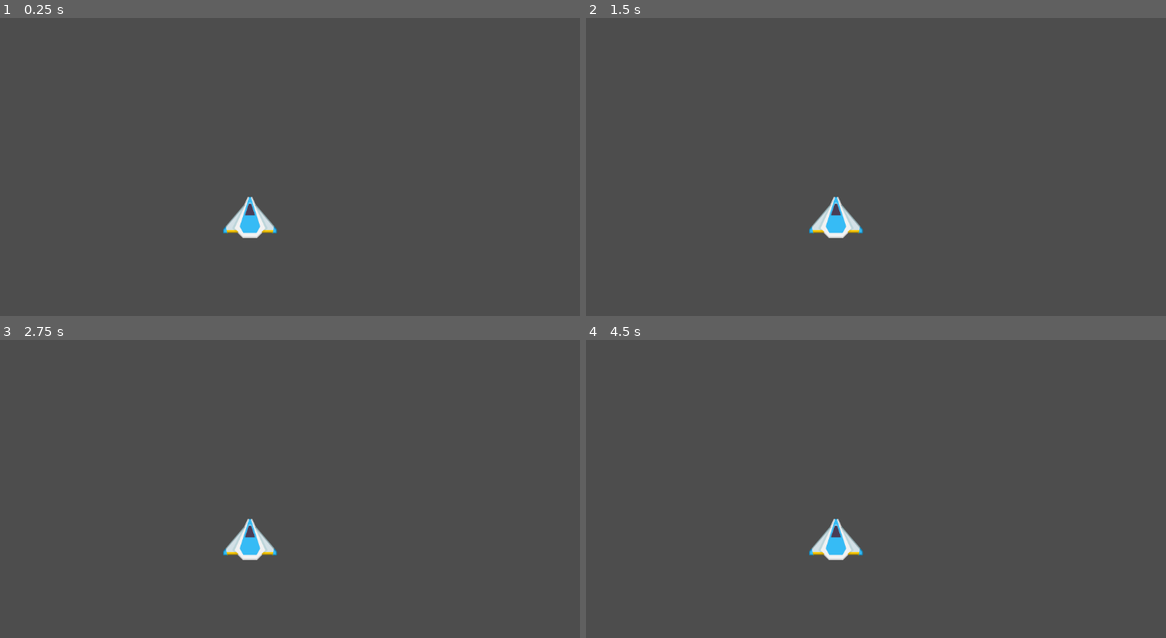
Above: before the commit, frames 1-4 (two rows, left to right).
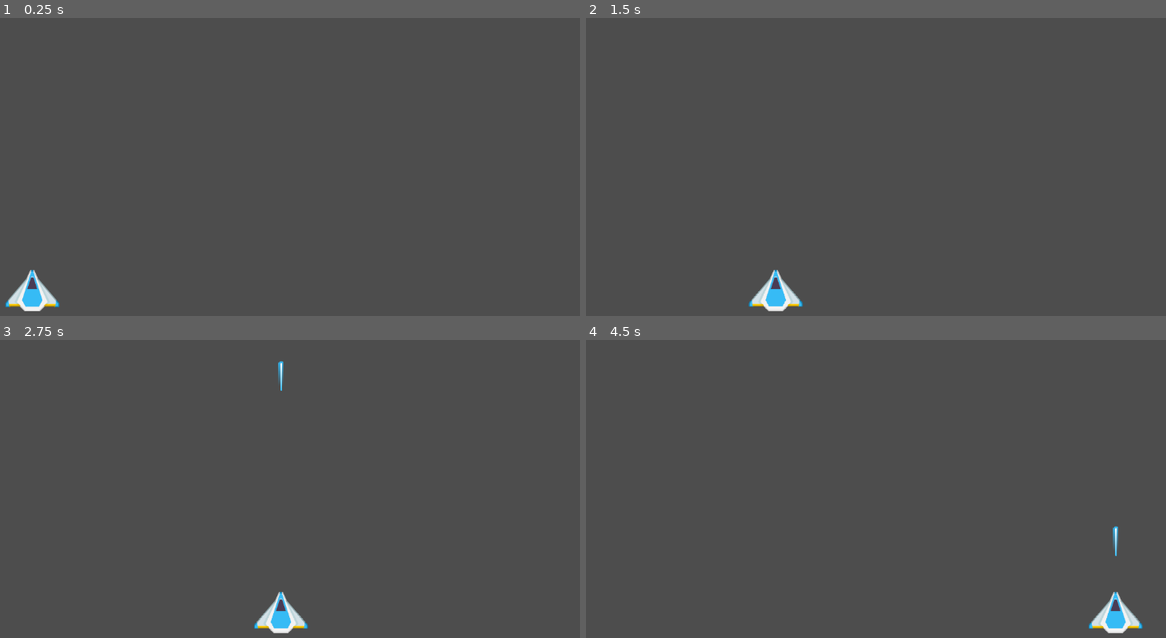
Above: after the commit, the same moments.

Repository: youssefx991/Space-Shooter-Co-op
Game: Godot game, scene res://World/world.tscn
Two runs of this game, one before a commit and one after it. Both use one fixed random seed, a clock stepped at 60 frames per second and the inputs below.
Inputs:
- Up to frame 1 (0.25 s): no input
- Up to frame 2 (1.5 s): tap Enter (ui_accept) at 0.5, 0.77, 0.8, 1.07, 1.35 s; hold D (player1_right) from 0.53 s (still down); tap F (player1_shoot) at 0.6 s
- Up to frame 3 (2.75 s): tap Enter (ui_accept) at 1.52, 1.82, 2.3 s; tap F (player1_shoot) at 1.55, 2.1 s; release D (player1_right) at 2.03 s; hold Left (ui_left) from 2.03 s (still down)
- Up to frame 4 (4.5 s): release Left (ui_left) at 2.78 s; hold D (player1_right) 2.78-4.28 s; tap F (player1_shoot) at 2.85, 4.35 s; tap Enter (ui_accept) at 3.02, 3.32, 3.6, 3.77, 4.07 s; hold Left (ui_left) from 4.28 s (still down)

The runs differ from the first frame. In frame 1, 1.3% of the frame differs, in the area x 0-48%, y 60-99%; in frame 2, 1.3%; in frame 3, 1.4%; in frame 4, 1.4%, in the area x 38-97%, y 60-99%.

Commit message:
Player 1 shooting

Diff:
--- /dev/null
+++ b/Laser/laser.gd
@@ -0,0 +1,15 @@
+extends Area2D
+
+var SPEED = 600
+# Called when the node enters the scene tree for the first time.
+func _ready():
+	pass # Replace with function body.
+
+
+# Called every frame. 'delta' is the elapsed time since the previous frame.
+func _process(delta):
+	global_position.y -= SPEED * delta
+
+
+func _on_visible_on_screen_notifier_2d_screen_exited():
+	queue_free()
--- /dev/null
+++ b/Laser/laser.tscn
@@ -0,0 +1,25 @@
+[gd_scene load_steps=4 format=3 uid="uid://ctpjgifvetl25"]
+
+[ext_resource type="Texture2D" uid="uid://nbeaecx8lvm4" path="res://Space Shooter Assets/PNG/Lasers/laserBlue01.png" id="1_7kfvb"]
+[ext_resource type="Script" path="res://Laser/laser.gd" id="1_41ix0"]
+
+[sub_resource type="CapsuleShape2D" id="CapsuleShape2D_qfjna"]
+radius = 3.0
+
+[node name="Laser" type="Area2D"]
+script = ExtResource("1_41ix0")
+metadata/_edit_group_ = true
+
+[node name="Sprite2D" type="Sprite2D" parent="."]
+texture_filter = 1
+texture = ExtResource("1_7kfvb")
+
+[node name="CollisionShape2D" type="CollisionShape2D" parent="."]
+position = Vector2(0, -1)
+shape = SubResource("CapsuleShape2D_qfjna")
+
+[node name="VisibleOnScreenNotifier2D" type="VisibleOnScreenNotifier2D" parent="."]
+position = Vector2(-1.19209e-07, 22)
+scale = Vector2(0.35, 0.2)
+
+[connection signal="screen_exited" from="VisibleOnScreenNotifier2D" to="." method="_on_visible_on_screen_notifier_2d_screen_exited"]
--- a/Player/player.gd
+++ /dev/null
@@ -1,28 +0,0 @@
-extends CharacterBody2D
-
-
-const SPEED = 300.0
-const JUMP_VELOCITY = -400.0
-
-# Get the gravity from the project settings to be synced with RigidBody nodes.
-var gravity = ProjectSettings.get_setting("physics/2d/default_gravity")
-
-
-func _physics_process(delta):
-	# Add the gravity.
-	if not is_on_floor():
-		velocity.y += gravity * delta
-
-	# Handle jump.
-	if Input.is_action_just_pressed("ui_accept") and is_on_floor():
-		velocity.y = JUMP_VELOCITY
-
-	# Get the input direction and handle the movement/deceleration.
-	# As good practice, you should replace UI actions with custom gameplay actions.
-	var direction = Input.get_axis("ui_left", "ui_right")
-	if direction:
-		velocity.x = direction * SPEED
-	else:
-		velocity.x = move_toward(velocity.x, 0, SPEED)
-
-	move_and_slide()
--- /dev/null
+++ b/Player1/player1.gd
@@ -0,0 +1,31 @@
+extends CharacterBody2D
+
+
+signal laser_shot(laser_scene, location)
+
+const SPEED = 300.0
+const ACCELERATION = 5
+
+var laser_scene = preload("res://Laser/laser.tscn")
+
+@onready var muzzle = $muzzle
+var direction
+
+func _physics_process(delta):
+	# Add the gravity.
+	direction =  Vector2(Input.get_axis("player1_left", "player1_right"), Input.get_axis("player1_up", "player1_down"))
+	print(direction)
+
+	if (direction != Vector2.ZERO):
+		velocity = SPEED * direction
+	else:
+		velocity = Vector2.ZERO
+
+	if Input.is_action_just_pressed("player1_shoot"):
+		shoot()
+
+	move_and_slide()
+
+
+func shoot():
+	laser_shot.emit(laser_scene, muzzle.global_position)
--- a/Player/player.tscn
+++ b/Player1/player1.tscn
@@ -1,9 +1,11 @@
-[gd_scene load_steps=2 format=3 uid="uid://dvqmh3bw2hahw"]
+[gd_scene load_steps=3 format=3 uid="uid://dvqmh3bw2hahw"]
 
 [ext_resource type="Texture2D" uid="uid://dlqkyjlehk5kv" path="res://Space Shooter Assets/PNG/playerShip3_blue.png" id="1_3iksg"]
+[ext_resource type="Script" path="res://Player1/player1.gd" id="1_ai85l"]
 
-[node name="Player" type="CharacterBody2D"]
+[node name="Player1" type="CharacterBody2D" groups=["player"]]
 texture_filter = 1
+script = ExtResource("1_ai85l")
 
 [node name="Sprite2D" type="Sprite2D" parent="."]
 texture_filter = 1
@@ -11,3 +13,6 @@
 
 [node name="CollisionPolygon2D" type="CollisionPolygon2D" parent="."]
 polygon = PackedVector2Array(-23, 27, -49, 28, -49, 22, -11, -23, -4, -37, 4, -37, 10, -24, 49, 22, 49, 28, 22, 28, 13, 37, -14, 37)
+
+[node name="muzzle" type="Marker2D" parent="."]
+position = Vector2(0, -50)
--- a/World/world.gd
+++ b/World/world.gd
@@ -1,9 +1,15 @@
 extends Node2D
 
+@onready var player1_spawn_position = $player1_spawn_position
 
+
+var player1 = null
 # Called when the node enters the scene tree for the first time.
 func _ready():
-	pass # Replace with function body.
+	player1 = get_tree().get_first_node_in_group('player')
+	assert(player1 != null)
+	player1.global_position = player1_spawn_position.global_position
+	player1.laser_shot.connect(_on_player1_laser_shot)
 
 
 # Called every frame. 'delta' is the elapsed time since the previous frame.
@@ -12,3 +18,9 @@
 		get_tree().quit()
 	elif Input.is_action_just_pressed("Reset"):
 		get_tree().reload_current_scene()
+
+
+func _on_player1_laser_shot(laser_scene, location):
+	var laser = laser_scene.instantiate()
+	laser.global_position = location
+	add_child(laser)
--- a/World/world.tscn
+++ b/World/world.tscn
@@ -1,10 +1,13 @@
 [gd_scene load_steps=3 format=3 uid="uid://c0ntwi1y2ncqu"]
 
 [ext_resource type="Script" path="res://World/world.gd" id="1_dpxya"]
-[ext_resource type="PackedScene" uid="uid://dvqmh3bw2hahw" path="res://Player/player.tscn" id="2_nxctr"]
+[ext_resource type="PackedScene" uid="uid://dvqmh3bw2hahw" path="res://Player1/player1.tscn" id="2_uxi6s"]
 
 [node name="World" type="Node2D"]
 script = ExtResource("1_dpxya")
 
-[node name="Player" parent="." instance=ExtResource("2_nxctr")]
-position = Vector2(555, 413)
+[node name="Player" parent="." instance=ExtResource("2_uxi6s")]
+position = Vector2(745, 368)
+
+[node name="player1_spawn_position" type="Marker2D" parent="."]
+position = Vector2(161, 546)
--- a/project.godot
+++ b/project.godot
@@ -27,11 +27,6 @@
 "events": [Object(InputEventKey,"resource_local_to_scene":false,"resource_name":"","device":-1,"window_id":0,"alt_pressed":false,"shift_pressed":false,"ctrl_pressed":false,"meta_pressed":false,"pressed":false,"keycode":0,"physical_keycode":82,"key_label":0,"unicode":114,"echo":false,"script":null)
 ]
 }
-Shoot={
-"deadzone": 0.5,
-"events": [Object(InputEventMouseButton,"resource_local_to_scene":false,"resource_name":"","device":-1,"window_id":0,"alt_pressed":false,"shift_pressed":false,"ctrl_pressed":false,"meta_pressed":false,"button_mask":1,"position":Vector2(152, 16),"global_position":Vector2(156, 57),"factor":1.0,"button_index":1,"canceled":false,"pressed":true,"double_click":false,"script":null)
-]
-}
 player1_up={
 "deadzone": 0.5,
 "events": [Object(InputEventKey,"resource_local_to_scene":false,"resource_name":"","device":-1,"window_id":0,"alt_pressed":false,"shift_pressed":false,"ctrl_pressed":false,"meta_pressed":false,"pressed":false,"keycode":0,"physical_keycode":87,"key_label":0,"unicode":119,"echo":false,"script":null)
@@ -42,7 +37,7 @@
 "events": [Object(InputEventKey,"resource_local_to_scene":false,"resource_name":"","device":-1,"window_id":0,"alt_pressed":false,"shift_pressed":false,"ctrl_pressed":false,"meta_pressed":false,"pressed":false,"keycode":0,"physical_keycode":83,"key_label":0,"unicode":115,"echo":false,"script":null)
 ]
 }
-player1left={
+player1_left={
 "deadzone": 0.5,
 "events": [Object(InputEventKey,"resource_local_to_scene":false,"resource_name":"","device":-1,"window_id":0,"alt_pressed":false,"shift_pressed":false,"ctrl_pressed":false,"meta_pressed":false,"pressed":false,"keycode":0,"physical_keycode":65,"key_label":0,"unicode":97,"echo":false,"script":null)
 ]
@@ -57,3 +52,28 @@
 "events": [Object(InputEventKey,"resource_local_to_scene":false,"resource_name":"","device":-1,"window_id":0,"alt_pressed":false,"shift_pressed":false,"ctrl_pressed":false,"meta_pressed":false,"pressed":false,"keycode":0,"physical_keycode":70,"key_label":0,"unicode":102,"echo":false,"script":null)
 ]
 }
+player2_up={
+"deadzone": 0.5,
+"events": [Object(InputEventKey,"resource_local_to_scene":false,"resource_name":"","device":-1,"window_id":0,"alt_pressed":false,"shift_pressed":false,"ctrl_pressed":false,"meta_pressed":false,"pressed":false,"keycode":0,"physical_keycode":4194320,"key_label":0,"unicode":0,"echo":false,"script":null)
+]
+}
+player2_down={
+"deadzone": 0.5,
+"events": [Object(InputEventKey,"resource_local_to_scene":false,"resource_name":"","device":-1,"window_id":0,"alt_pressed":false,"shift_pressed":false,"ctrl_pressed":false,"meta_pressed":false,"pressed":false,"keycode":0,"physical_keycode":4194322,"key_label":0,"unicode":0,"echo":false,"script":null)
+]
+}
+player2_left={
+"deadzone": 0.5,
+"events": [Object(InputEventKey,"resource_local_to_scene":false,"resource_name":"","device":-1,"window_id":0,"alt_pressed":false,"shift_pressed":false,"ctrl_pressed":false,"meta_pressed":false,"pressed":false,"keycode":0,"physical_keycode":4194319,"key_label":0,"unicode":0,"echo":false,"script":null)
+]
+}
+player2_right={
+"deadzone": 0.5,
+"events": [Object(InputEventKey,"resource_local_to_scene":false,"resource_name":"","device":-1,"window_id":0,"alt_pressed":false,"shift_pressed":false,"ctrl_pressed":false,"meta_pressed":false,"pressed":false,"keycode":0,"physical_keycode":4194321,"key_label":0,"unicode":0,"echo":false,"script":null)
+]
+}
+player2_shoot={
+"deadzone": 0.5,
+"events": [Object(InputEventKey,"resource_local_to_scene":false,"resource_name":"","device":-1,"window_id":0,"alt_pressed":false,"shift_pressed":false,"ctrl_pressed":false,"meta_pressed":false,"pressed":false,"keycode":0,"physical_keycode":4194438,"key_label":0,"unicode":48,"echo":false,"script":null)
+]
+}
